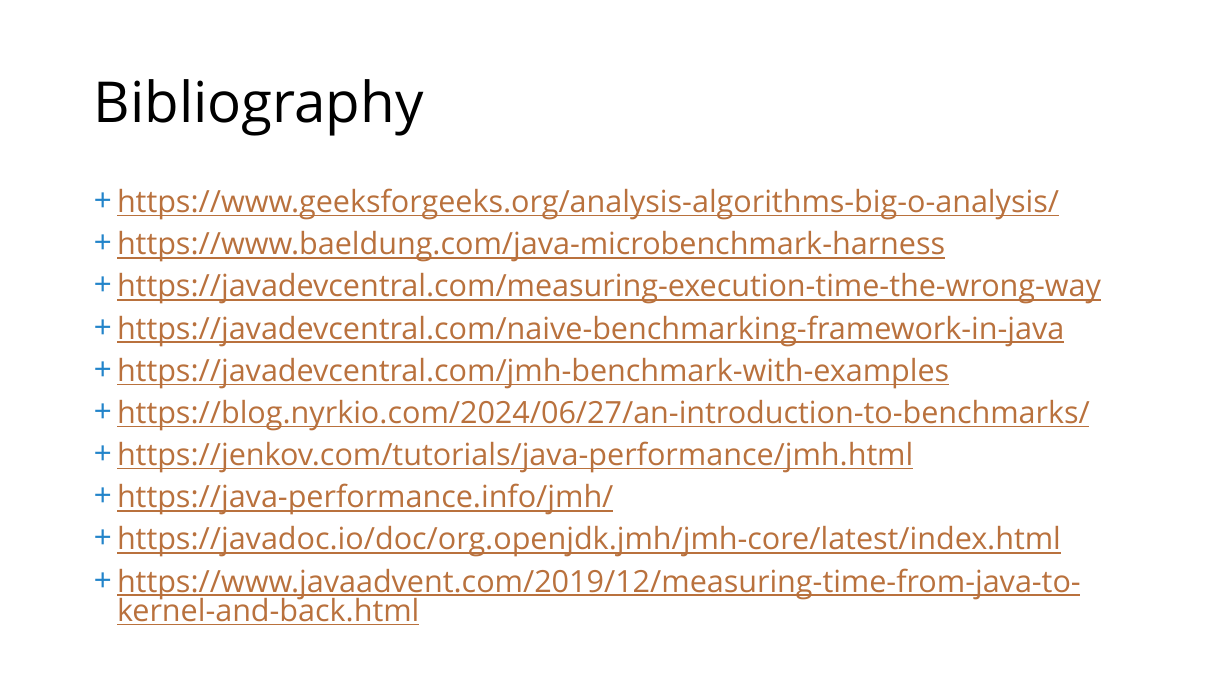
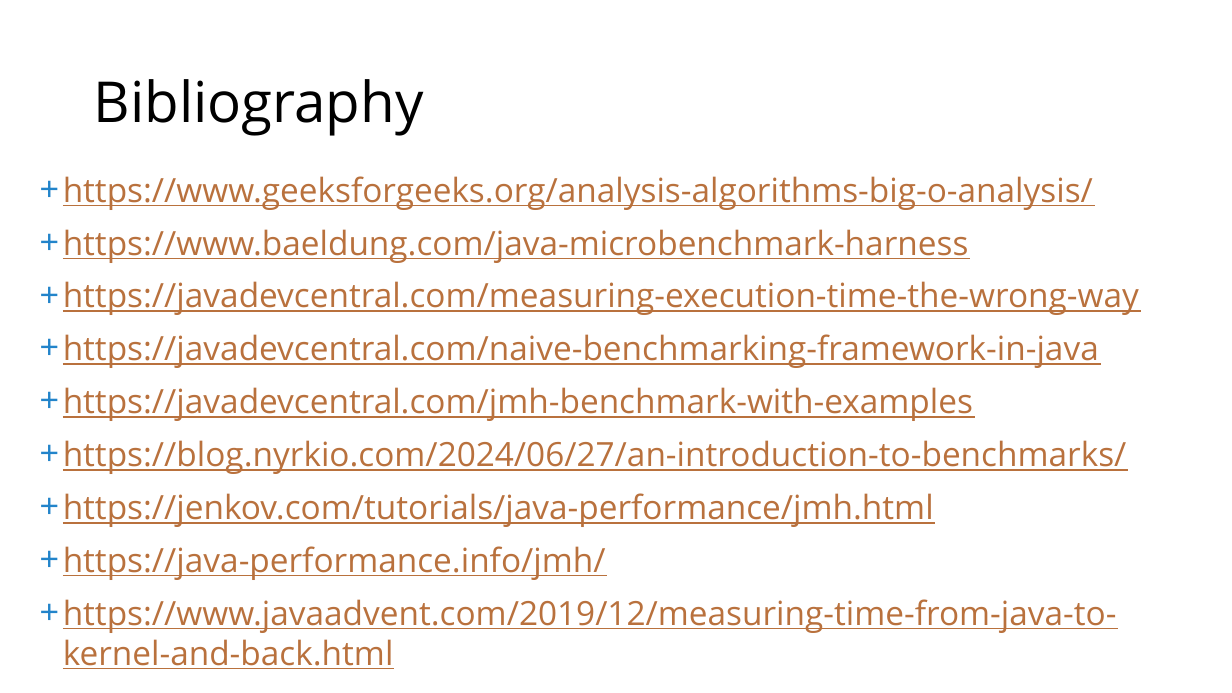
Before and after one commit to omniprof/collectionsperformance_v6, a slide deck: slide 27 of docs/JMH_Slides.pptx (slide 26 before the commit). Drawn at 1232x693 pixels with LibreOffice and Linux fonts; fonts in the diff are those of the drawing. Boxes give left, top, right and bottom in pixels: in the first picture for what was removed or moved away, otherwise in the second. Text is boxed around its words. In the diff, an @@ line names an element or a change of style, - is before the commit and + after.

```diff
--- a/docs/JMH_Slides.pptx
+++ b/docs/JMH_Slides.pptx
@@ text "https://www.geeksforgeeks.org/analysis-algorithms-big-o-anal ...": place and size @@
-text "https://www.geeksforgeeks.org/analysis-algorithms-big-o-anal ..." at (117, 188, 1101, 625)
+text "https://www.geeksforgeeks.org/analysis-algorithms-big-o-anal ..." at (63, 176, 1139, 669)
@@ text "https://www.geeksforgeeks.org/analysis-algorithms-big-o-anal ..." at (63, 176, 1139, 669): size 23.8 to 26 pt; line spacing 0.8 to 1 @@
@@ text at (117, 526, 1061, 557): paragraph removed @@
-+ https://javadoc.io/doc/org.openjdk.jmh/jmh-core/latest/index.html
```
Also in this commit, not shown: 1 other slide changed, 1 slide added.
